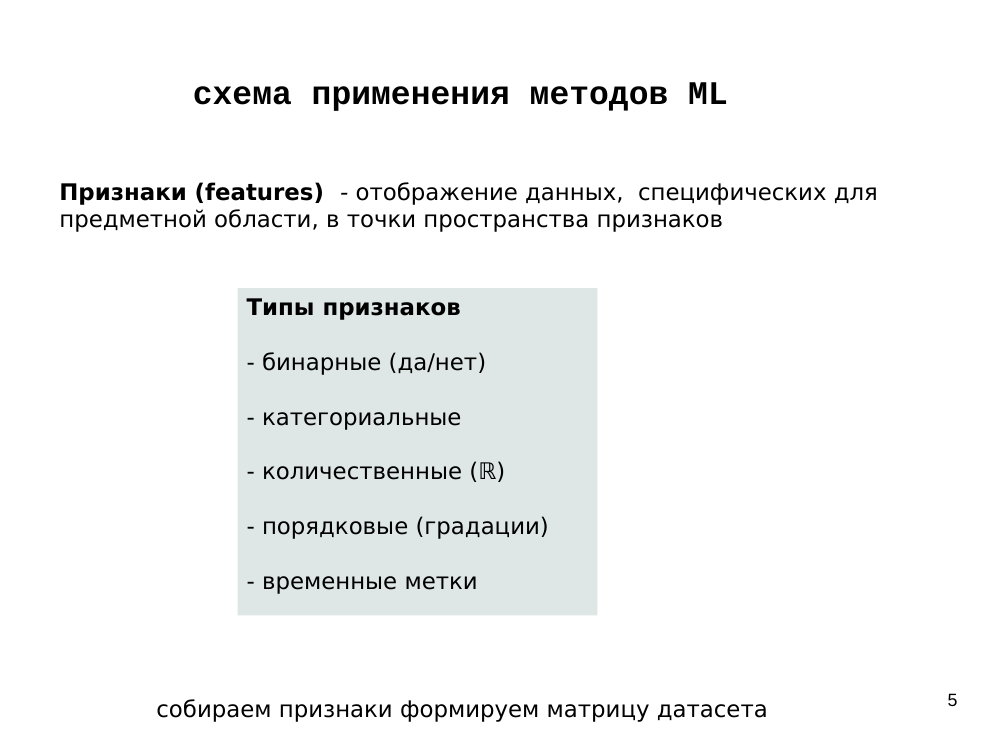
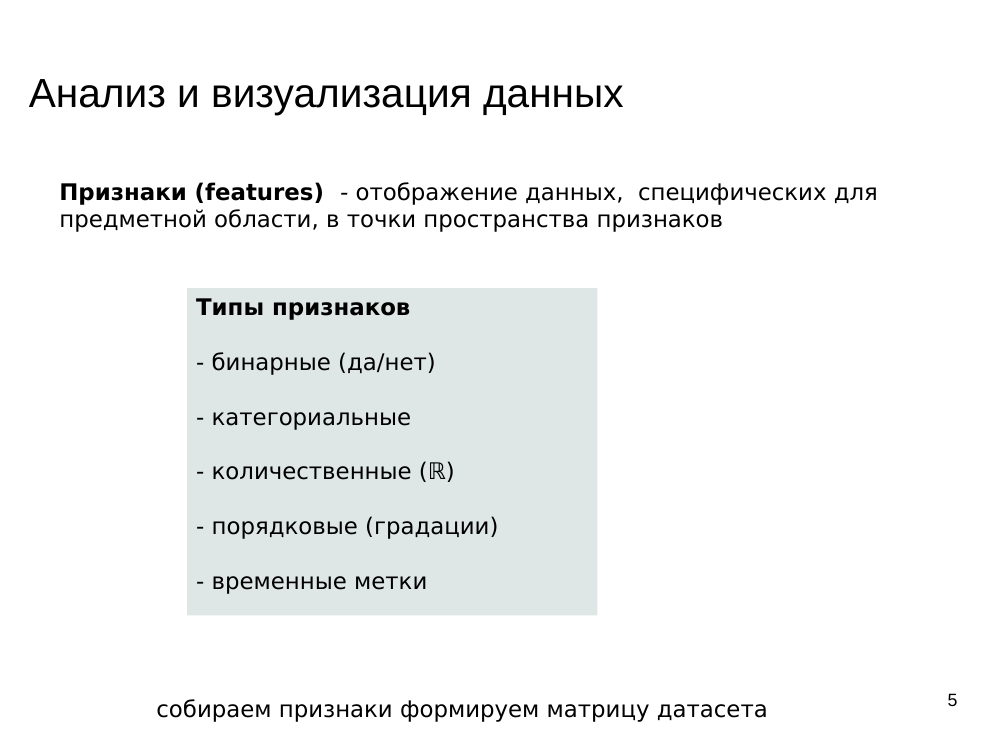
Before and after one commit to mechanoid5/ml_lectorium_2026_I, a slide deck: slide 5 of 04-data-proc.odp. Drawn at 1008x756 pixels with LibreOffice and Linux fonts; fonts in the diff are those of the drawing; background and template pictures are left out. Boxes give left, top, right and bottom in pixels: in the first picture for what was removed or moved away, otherwise in the second. Text is boxed around its words. In the diff, an @@ line names an element or a change of style, - is before the commit and + after.

```diff
--- a/04-data-proc.odp
+++ b/04-data-proc.odp
@@ title at <box>29,79,624,115</box>: text changed; size 26 to 32 pt; font Courier New to Arial; bold off @@
-схема применения методов ML
+Анализ и визуализация данных
@@ rectangle "Типы признаков": place and size @@
-rectangle "Типы признаков" at <box>238,288,598,616</box>
+rectangle "Типы признаков" at <box>188,288,598,616</box>
```
Also in this commit, not shown: 14 other slides changed, 12 slides added, 7 slides removed.
